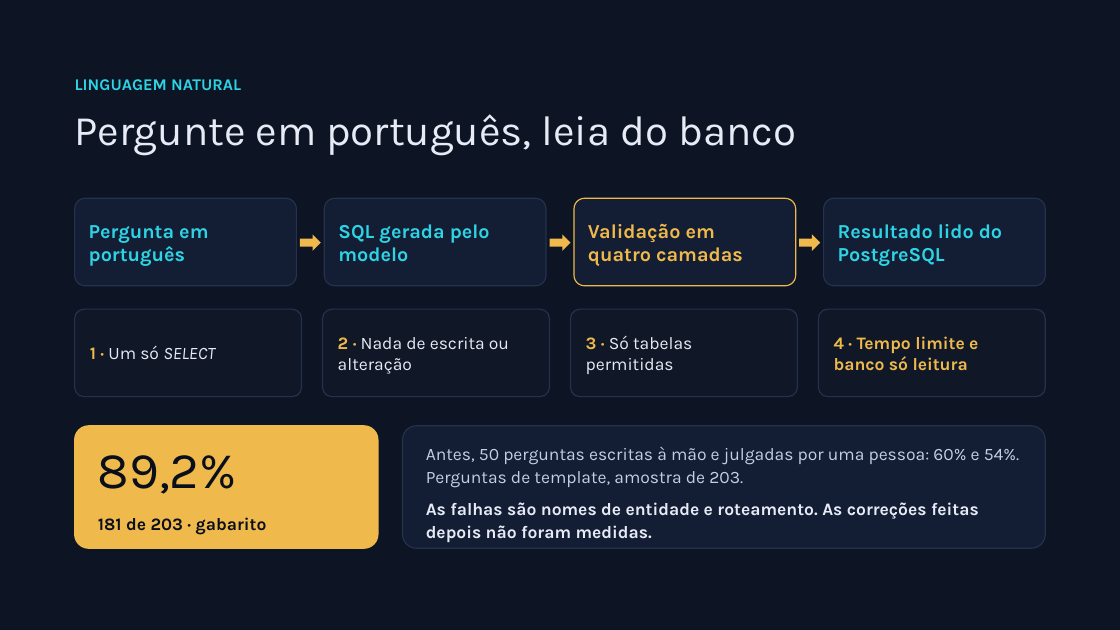
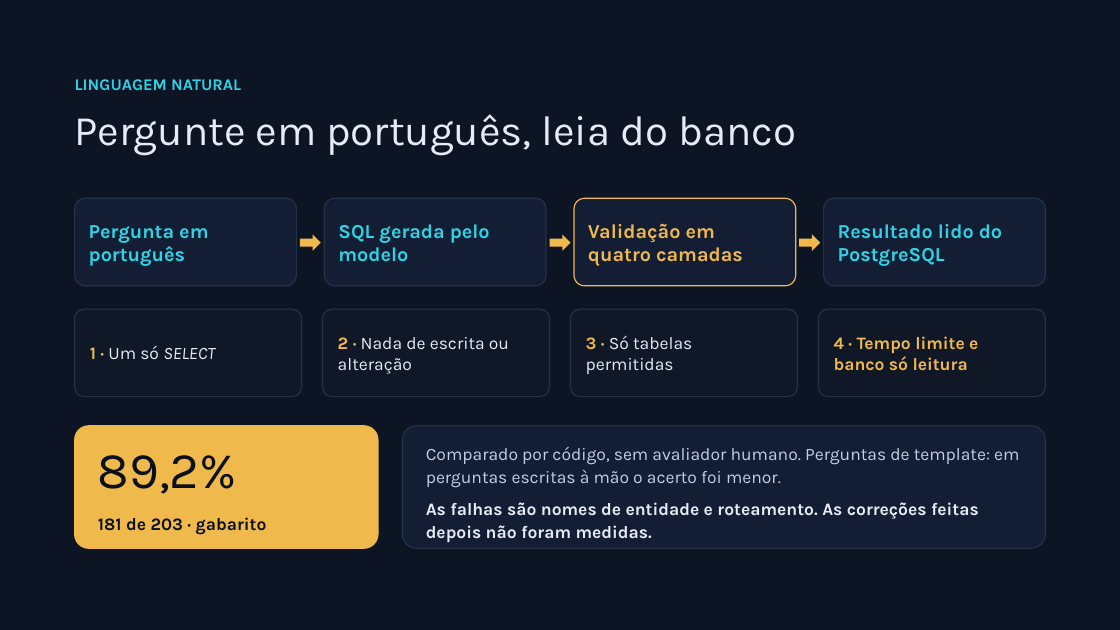
Before and after one commit to tamiosso125/lol-analytics, a slide deck: slide 14 of docs/bellestraiko_defesa_v4.pptx. Drawn at 1120x630 pixels with LibreOffice and Linux fonts; fonts in the diff are those of the drawing. Boxes give left, top, right and bottom in pixels: in the first picture for what was removed or moved away, otherwise in the second. Text is boxed around its words. In the diff, an @@ line names an element or a change of style, - is before the commit and + after.

```diff
--- a/docs/bellestraiko_defesa_v4.pptx
+++ b/docs/bellestraiko_defesa_v4.pptx
@@ text at (426, 447, 1019, 488): text changed @@
-Antes, 50 perguntas escritas à mão e julgadas por uma pessoa: 60% e 54%. Perguntas de template, amostra de 203.
+Comparado por código, sem avaliador humano. Perguntas de template: em perguntas escritas à mão o acerto foi menor.
```
Also in this commit, not shown: 8 other files.
